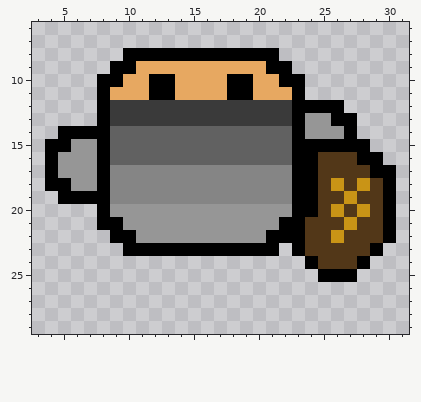
Two versions of one pixel-art sprite, resrc/player_bag_1.png. That is the earlier state.
The file is 32x32 pixels. Shown: x 3..31, y 6..29.
And afterwards:
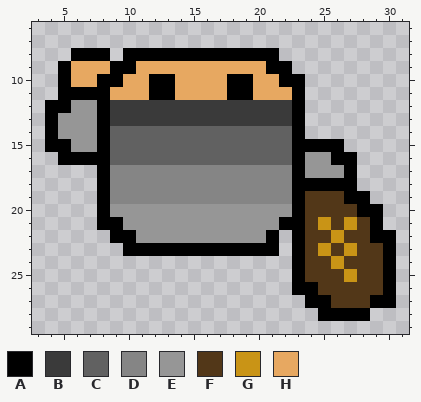
Palette (. is transparent): A #000000  B #3a3a3a  C #616161  D #858585  E #969696  F #523718  G #c99416  H #e7a861
Diff:
y 8: x 6..8 ... -> AAA
y 9: x 5..8 .... -> AHHH
y 10: x 5..7 ... -> AHH
y 11: x 5..7 ... -> AAA
y 12: x 4..7 .... -> AAEE; x 24..26 AAA -> ...
y 13: x 4..7 .... -> AEEE; x 24..27 EEAA -> ....
y 14: x 4..7 .AAA -> AEEE; x 24..27 EEEA -> ....
y 15: x 27..28 AA -> ..
y 16: x 4..7 AEEE -> .AAA; x 24..29 AFFFAA -> EEAA..
y 17: x 4..7 AEEE -> ....; x 24..30 AFFFFAA -> EEEA...
y 18: x 4..7 AAEE -> ....; x 25..30 FGFGFA -> AAA...
y 19: x 5..7 AAA -> ...; x 24 A -> F; x 27..30 GFFA -> AA..
y 20: x 24 A -> F; x 26 G -> F; x 28..30 GFA -> AA.
y 21: x 25 F -> G; x 29..30 FA -> A.
y 22: x 22 A -> .; x 29 F -> A
y 23: x 25 F -> G; x 27 F -> G; x 29..30 A. -> FA
y 24: x 23..24 .A -> AF; x 26 F -> G; x 28..30 A.. -> FFA
y 25: x 23..30 ..AAA... -> AFFFGFFA
y 26: x 23..30 ........ -> AAFFFFFA
y 27: x 24..30 ....... -> AAFFFAA
y 28: x 25..28 .... -> AAAA
Where, in picture pixels (left, top, right, bottom), the same in both pictures:
changed: (45, 48, 110, 204)
changed: (279, 100, 396, 321)
